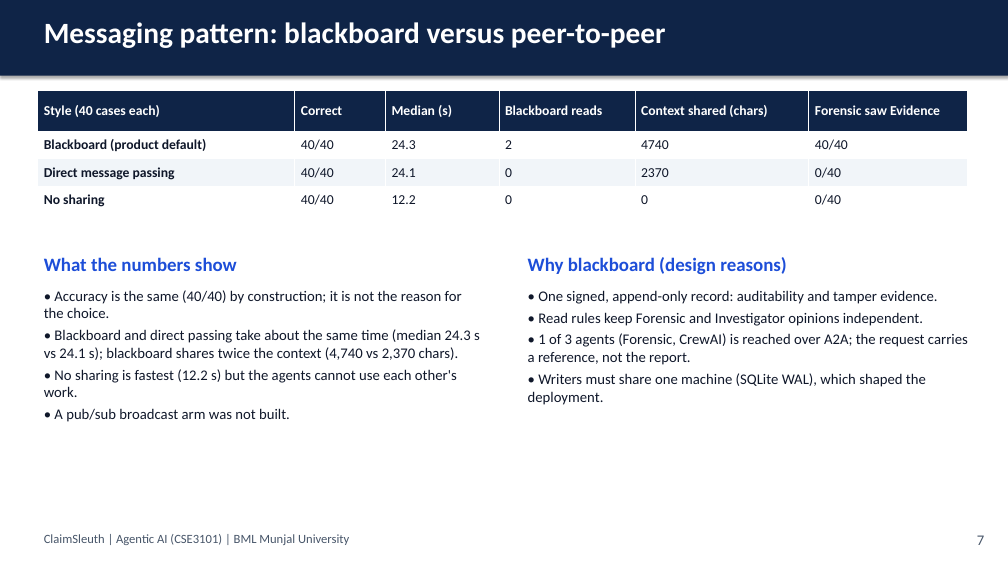
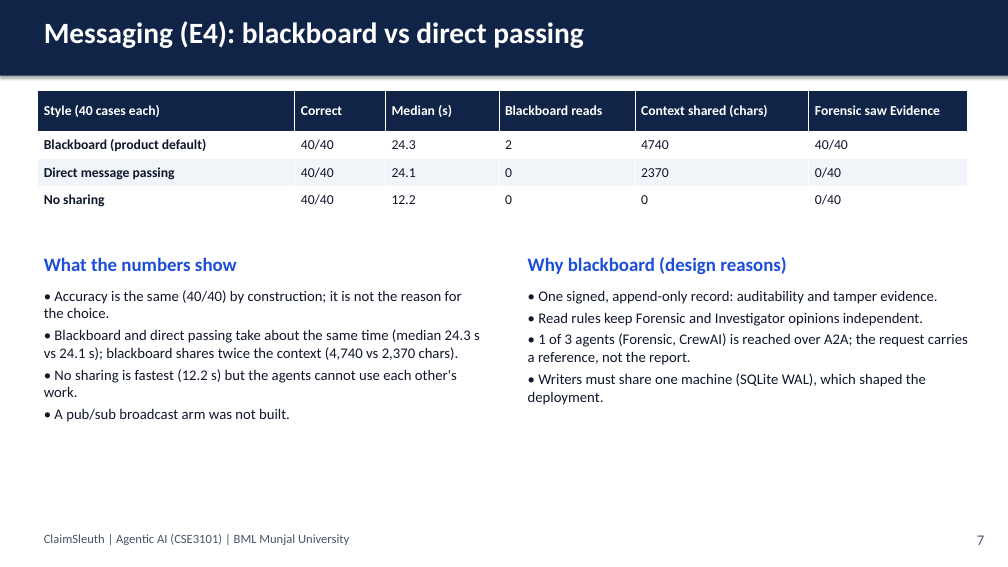
Before and after one commit to astitvasaxena/ClaimSleuth_simple, a slide deck: slide 8 of docs/submission/ClaimSleuth_Final_Presentation.pptx. Drawn at 1008x567 pixels with LibreOffice and Linux fonts; fonts in the diff are those of the drawing. Boxes give left, top, right and bottom in pixels: in the first picture for what was removed or moved away, otherwise in the second. Text is boxed around its words. In the diff, an @@ line names an element or a change of style, - is before the commit and + after.

```diff
--- a/docs/submission/ClaimSleuth_Final_Presentation.pptx
+++ b/docs/submission/ClaimSleuth_Final_Presentation.pptx
@@ text at <box>44,21,584,48</box>: text changed @@
-Messaging pattern: blackboard versus peer-to-peer
+Messaging (E4): blackboard vs direct passing
```
Also in this commit, not shown: 10 other slides changed, 11 other files.
